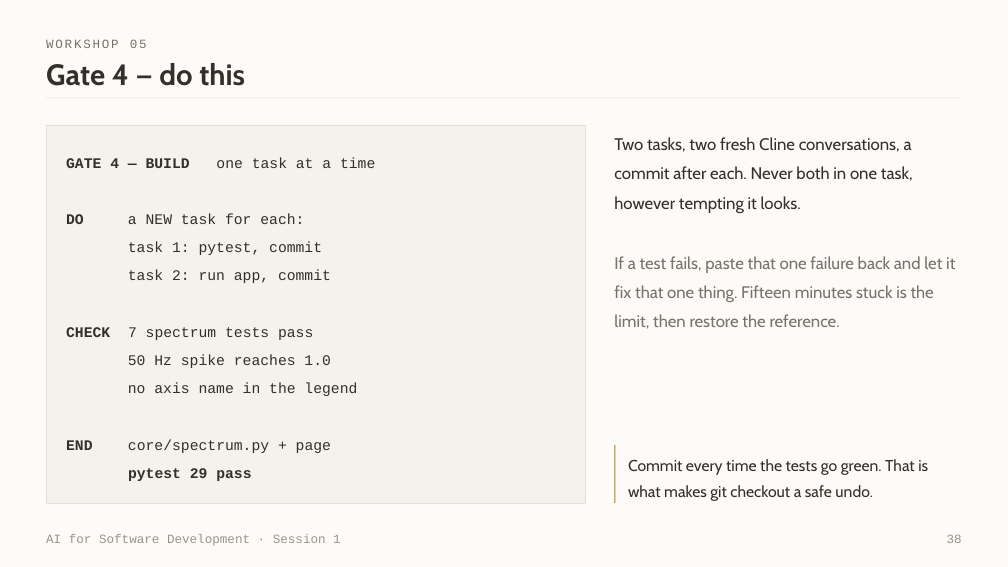
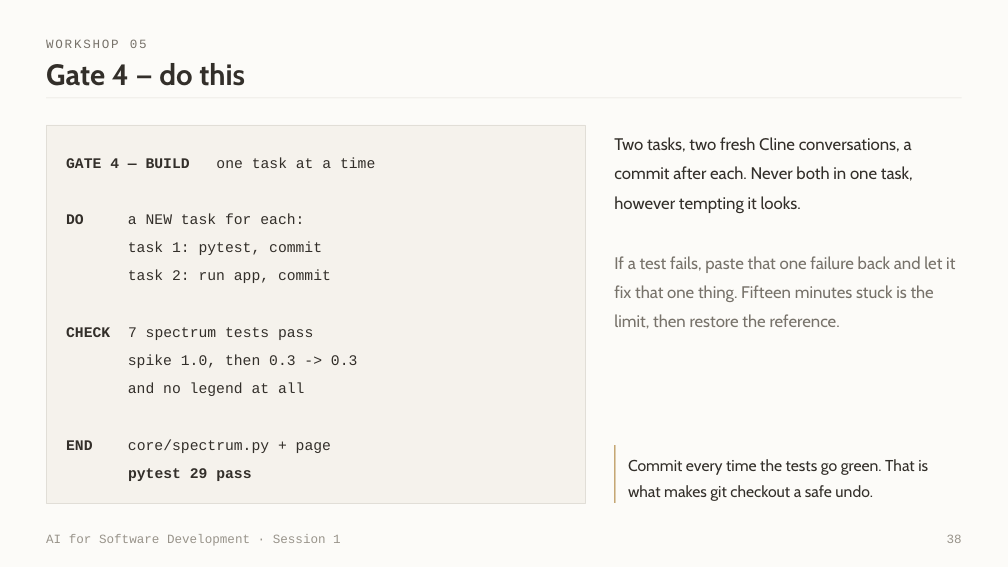
Before and after one commit to witchapong/ai-for-software-dev, a slide deck: slide 38 of slides/Session 1 - Meet Your Agent.pptx. Drawn at 1008x567 pixels with LibreOffice and Linux fonts; fonts in the diff are those of the drawing. Boxes give left, top, right and bottom in pixels: in the first picture for what was removed or moved away, otherwise in the second. Text is boxed around its words. In the diff, an @@ line names an element or a change of style, - is before the commit and + after.

Commit message:
Deck and handout disagreed about two gate checks
Today's LAB1 edits left slides 36 and 38 behind: Gate 2's card gained the
seven-test rule and Gate 4's gained the perturbation, and neither reached the
deck. Synced.

Gate 2's slide drops the scope rule from the code block, which was already
stated in that slide's own paragraph, and spends the line on the check that a
weak model actually fails: all seven tests cited.

Gate 4's now reads 'spike 1.0, then 0.3 -> 0.3' and 'no legend at all' - the
perturbation and the corrected pass condition, since a right chart has no
legend rather than a legend without an axis name in it.

```diff
--- a/slides/Session 1 - Meet Your Agent.pptx
+++ b/slides/Session 1 - Meet Your Agent.pptx
@@ text at (x1=128, y1=354, x2=357, y2=396): text changed @@
-50 Hz spike reaches 1.0
-no axis name in the legend
+spike 1.0, then 0.3 -> 0.3
+and no legend at all
```
Also in this commit, not shown: 1 other slide changed, 1 other file.
